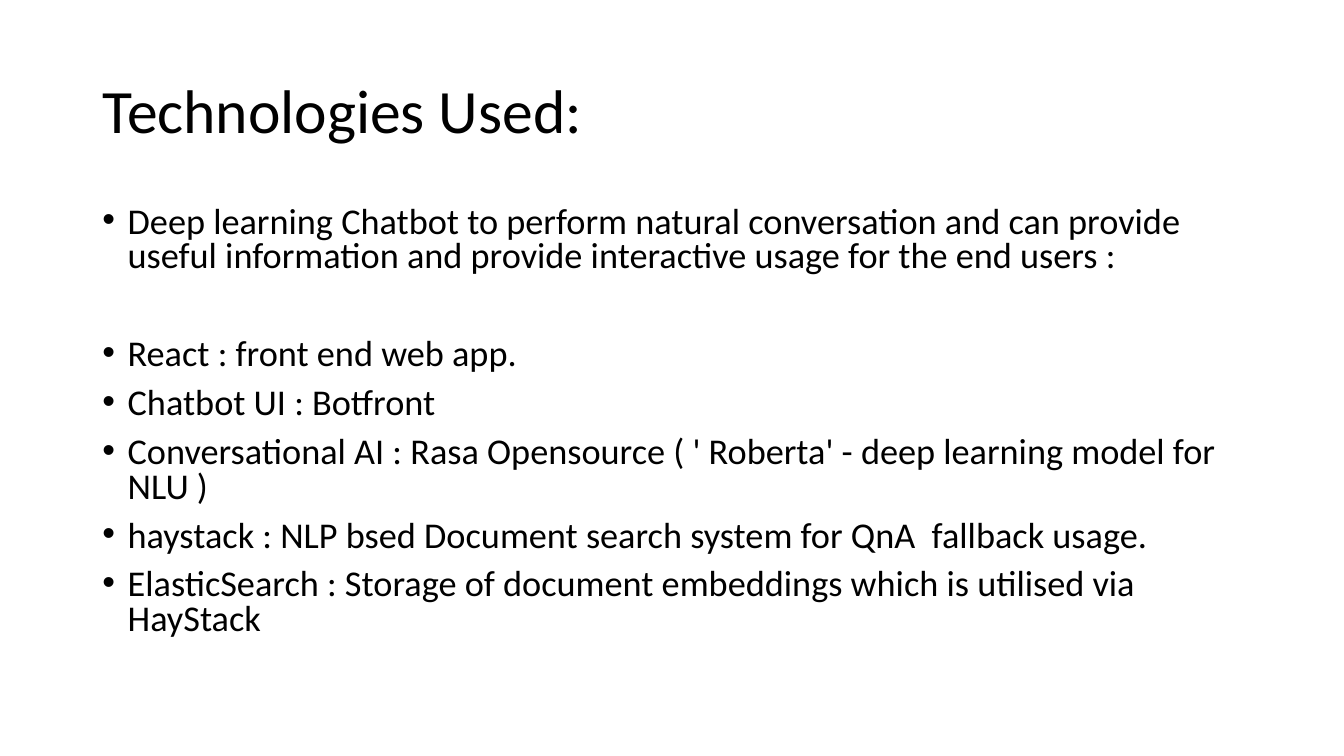
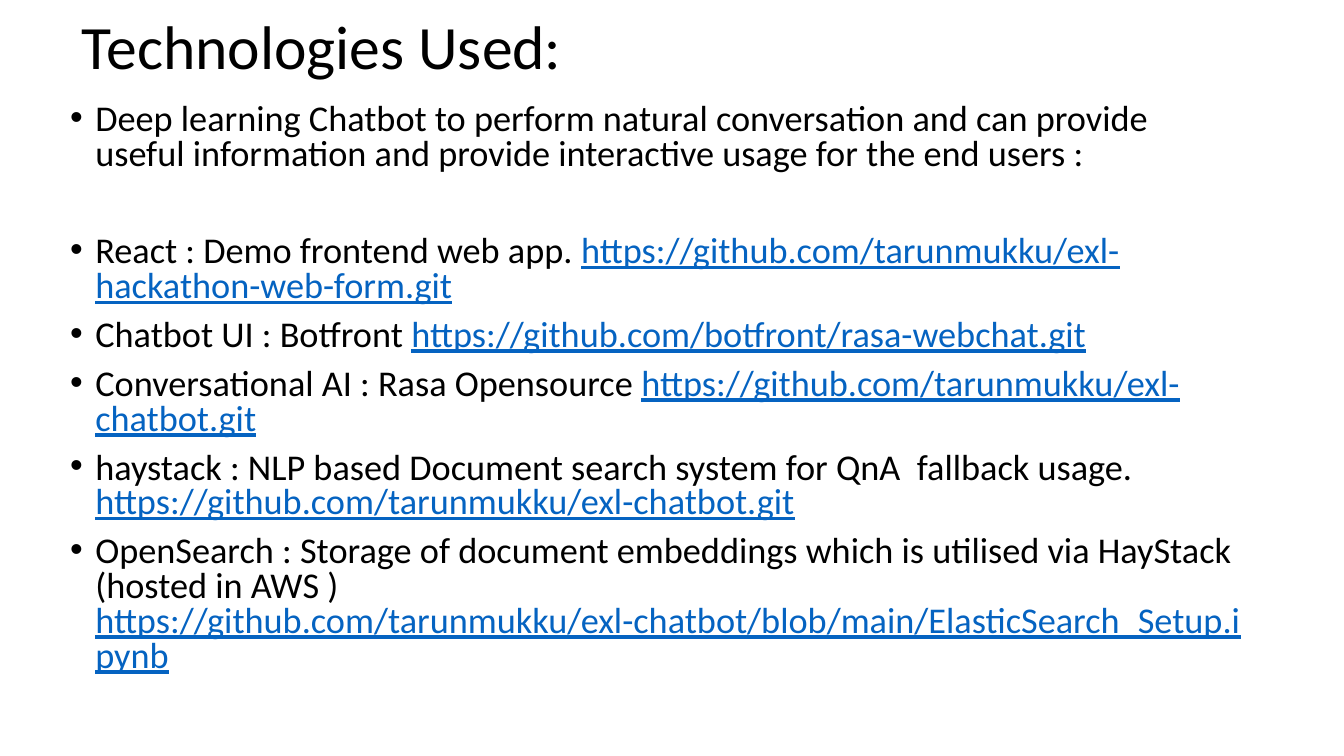
Before and after one commit to tarunmukku/exl-chatbot, a slide deck: slide 3 of EXL hackathon.pptx (slide 2 before the commit). Drawn at 1344x756 pixels with LibreOffice and Linux fonts; fonts in the diff are those of the drawing. Boxes give left, top, right and bottom in pixels: in the first picture for what was removed or moved away, otherwise in the second. Text is boxed around its words. In the diff, an @@ line names an element or a change of style, - is before the commit and + after.

```diff
--- a/EXL hackathon.pptx
+++ b/EXL hackathon.pptx
@@ title "Technologies Used:": place and size @@
-title "Technologies Used:" at bbox=[102, 90, 582, 144]
+title "Technologies Used:" at bbox=[82, 26, 561, 80]
@@ text "Deep learning Chatbot to perform ...": place and size @@
-text "Deep learning Chatbot to perform ..." at bbox=[128, 208, 1215, 637]
+text "Deep learning Chatbot to perform ..." at bbox=[95, 105, 1240, 640]
@@ text at bbox=[95, 237, 1240, 640]: text changed; text colour #000000 to #0563C1 @@
-• React : front end web app.
-• Chatbot UI : Botfront
-• Conversational AI : Rasa Opensource ( ' Roberta' - deep learning model for NLU )
-• haystack : NLP bsed Document search system for QnA fallback usage.
-• ElasticSearch : Storage of document embeddings which is utilised via HayStack
+• React : Demo frontend web app. https://github.com/tarunmukku/exl-hackathon-web-form.git
+• Chatbot UI : Botfront https://github.com/botfront/rasa-webchat.git
+• Conversational AI : Rasa Opensource https://github.com/tarunmukku/exl-chatbot.git
+• haystack : NLP based Document search system for QnA fallback usage. https://github.com/tarunmukku/exl-chatbot.git
+• OpenSearch : Storage of document embeddings which is utilised via HayStack (hosted in AWS ) https://github.com/tarunmukku/exl-chatbot/blob/main/ElasticSearch_Setup.ipynb
```
Also in this commit, not shown: 5 other slides changed, 1 slide added, 20 other files.
